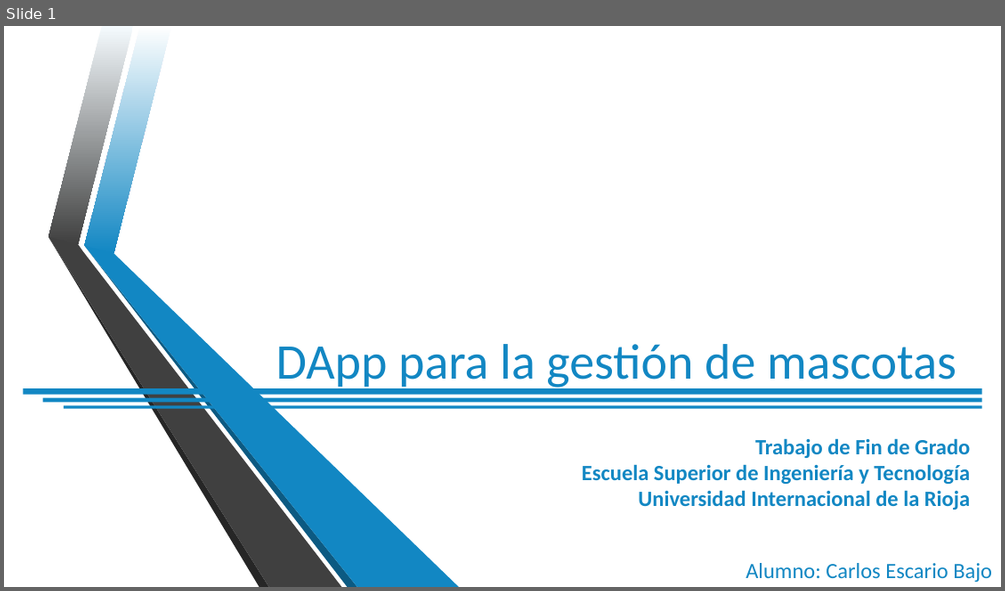
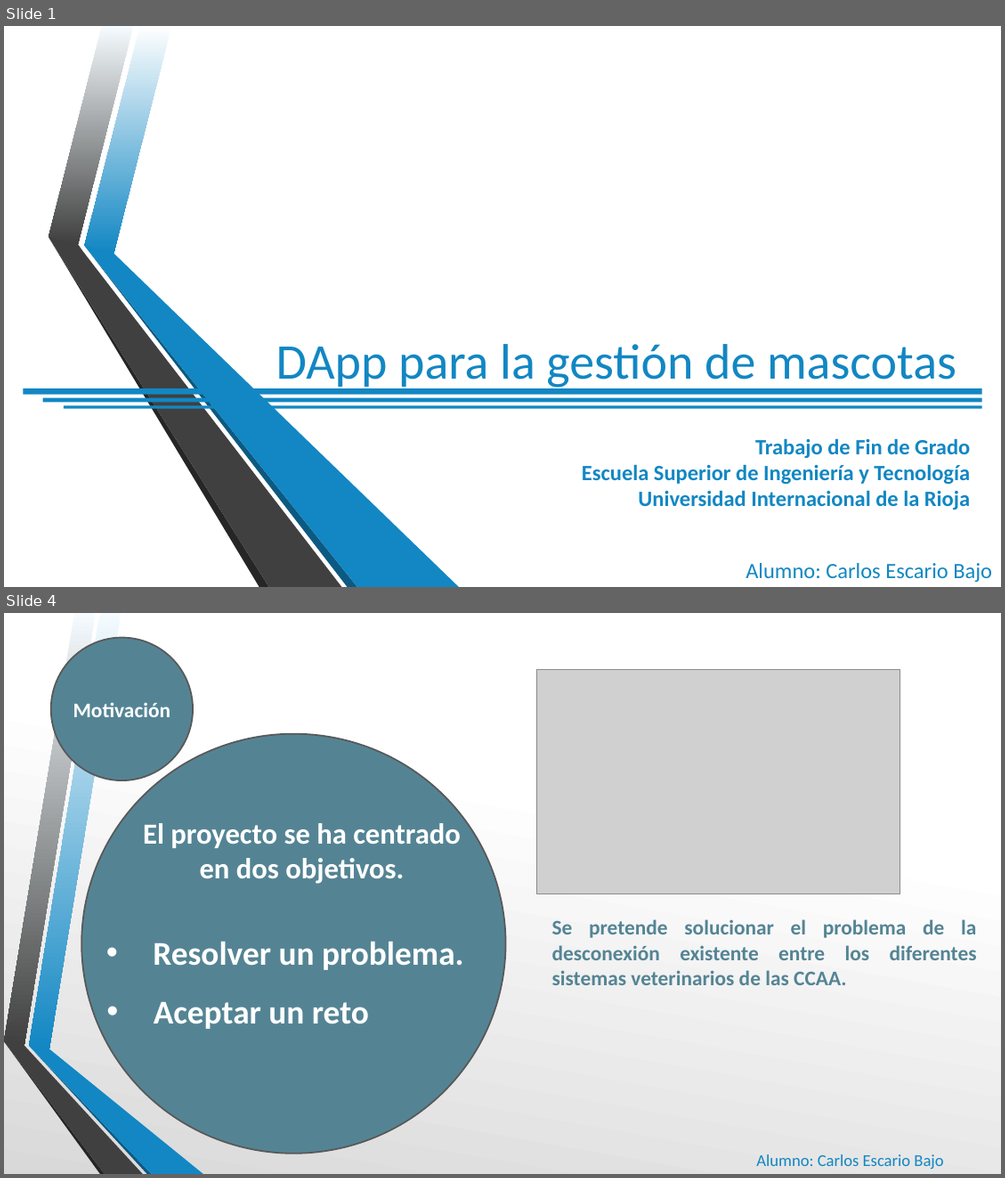
Before and after one commit to cescari/docs, a slide deck: Defensa TFG.pptx. Shown one above the other, each under a label of ours: slide 1 before the commit, slides 1 and 4 after it; the slides between them are not shown. The pictures are 1005x591 and 1005x1178 pixels, drawn with LibreOffice and Linux fonts; fonts in the diff are those of the drawing; grey boxes stand for pictures; background and template pictures are left out. Boxes give left, top, right and bottom in pixels: in the first picture for what was removed or moved away, otherwise in the second. Text is boxed around its words. In the diff, an @@ line names an element or a change of style, - is before the commit and + after.

Commit message:
Version 10/11/19

```diff
--- a/Defensa TFG.pptx
+++ b/Defensa TFG.pptx
@@ slide 4 added at (4, 613, 1001, 1174), background gradient #FFFFFF to #D9D9D9 @@
@@ ellipse added at (51, 638, 194, 780), fill #548494, outline #585858 1.5 pt, 20 pt, text #FFFFFF, bold @@
+Motivación
@@ picture added at (536, 669, 900, 893) @@
@@ ellipse added at (81, 733, 506, 1153), fill #548494, outline #585858 1.5 pt @@
@@ text added at (143, 823, 461, 884), 28 pt, text #FFFFFF, bold @@
+El proyecto se ha centrado en dos objetivos.
@@ text added at (552, 919, 977, 985), 20 pt, text #548494, bold @@
+Se pretende solucionar el problema de la desconexión existente entre los diferentes sistemas veterinarios de las CCAA.
@@ text added at (153, 941, 464, 970), 32 pt, text #FFFFFF, bold @@
+• Resolver un problema.
@@ text added at (154, 1002, 369, 1029), 32 pt, text #FFFFFF, bold @@
+• Aceptar un reto
@@ group added at (4, 613, 203, 1174): 6 freeform shapes @@
@@ text added at (756, 1154, 943, 1168), 16 pt, text #1287C3 @@
+Alumno: Carlos Escario Bajo
```
Also in this commit, not shown: 4 other slides added, 2 slides removed.
